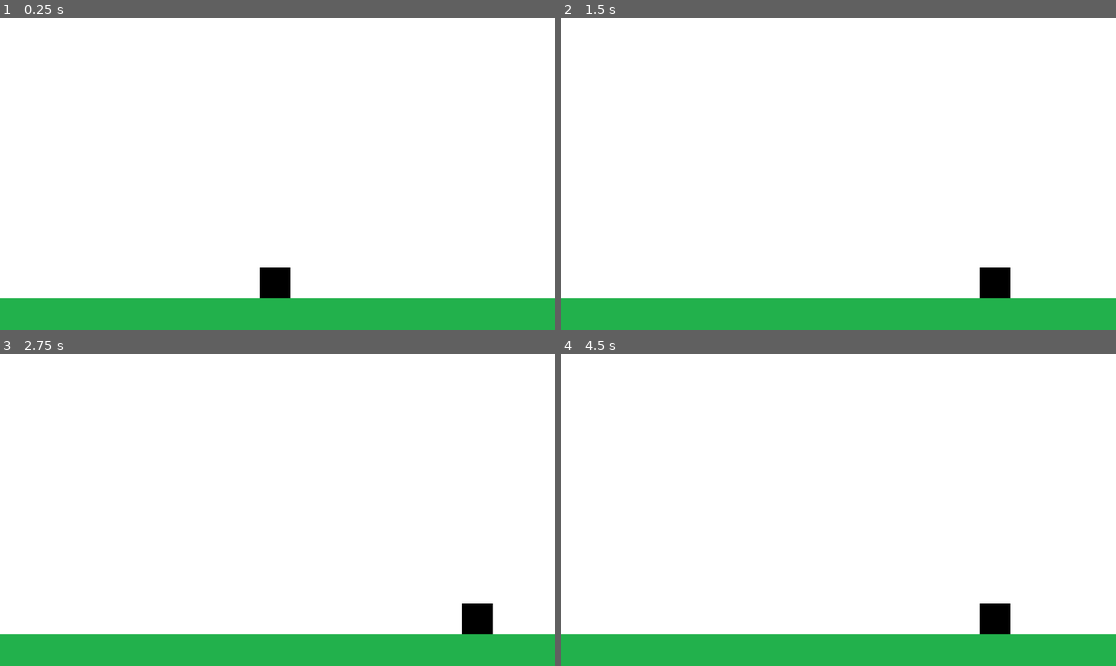
Above: before the commit, frames 1-4 (two rows, left to right).
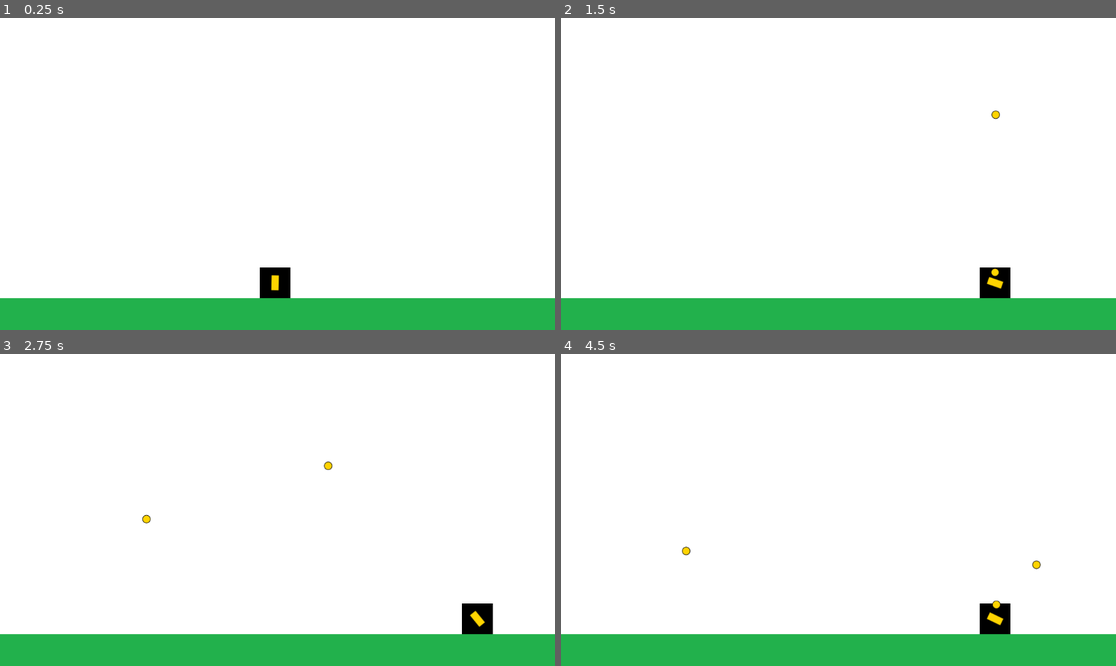
Above: after the commit, the same moments.

Repository: AxelLopezGarabal/IDV_2024_S2
Game: Godot game, scene res://main.tscn
The game is run twice, just before and just after one commit, with the same random seed, the same clock (stepped at 60 frames per second) and the same inputs.
Inputs (mouse positions are in pixels of both pictures, inside the frame that each line leads up to):
- Up to frame 1 (0.25 s): no input
- Up to frame 2 (1.5 s): tap Enter at 0.5 s; move the mouse to (960, 158) at 0.52 s; hold Right (Right) 0.53-1.28 s; click (960, 158) at 0.6 s; move the mouse to (727, 189) at 1.27 s; hold Left (Left) from 1.28 s (still down); click (727, 189) at 1.35 s
- Up to frame 3 (2.75 s): move the mouse to (333, 441) at 2.02 s; release Left (Left) at 2.03 s; hold Right (Right) from 2.03 s (still down); click (333, 441) at 2.1 s
- Up to frame 4 (4.5 s): move the mouse to (810, 572) at 2.77 s; click (810, 572) at 2.85 s; move the mouse to (1005, 556) at 3.52 s; release Right (Right) at 3.53 s; hold Left (Left) from 3.53 s (still down); click (1005, 556) at 3.6 s; move the mouse to (672, 463) at 4.27 s; click (672, 463) at 4.35 s

The runs differ from the first frame. In frame 1, less than 0.1% of the frame differs, in the area x 48-51%, y 82-88%; in frame 2, 0.1%; in frame 3, 0.1%; in frame 4, 0.2%, in the area x 21-87%, y 61-88%.

Commit message:
missing: signals

Diff:
--- /dev/null
+++ b/entrega_1&2_lopezgaxel/abs_projectile.gd
@@ -0,0 +1,12 @@
+extends Sprite2D
+
+class_name Projectile
+var direction:Vector2
+@export var speed = 500
+
+func set_starting_values(star_position:Vector2, dir:Vector2):
+	global_position = star_position
+	self.direction = dir
+
+func _physics_process(delta):
+	position += direction * speed * delta
--- /dev/null
+++ b/entrega_1&2_lopezgaxel/abs_projectile.tscn
@@ -0,0 +1,8 @@
+[gd_scene load_steps=2 format=3 uid="uid://oa0jhma5bfur"]
+
+[ext_resource type="Script" path="res://abs_projectile.gd" id="1_gxdar"]
+
+[node name="Projectile" type="Sprite2D"]
+script = ExtResource("1_gxdar")
+
+[node name="Timer" type="Timer" parent="."]
--- /dev/null
+++ b/entrega_1&2_lopezgaxel/cannon.gd
@@ -0,0 +1,13 @@
+extends Sprite2D
+@export var projectile:PackedScene
+var firePosition:Marker2D
+var bullet_container:Node
+
+# Called when the node enters the scene tree for the first time.
+func _ready() -> void:
+	firePosition = $FirePosition
+
+func fire():
+	var new_bullet:Projectile = projectile.instantiate()
+	new_bullet.set_starting_values(firePosition.global_position, (firePosition.global_position - global_position).normalized())
+	bullet_container.add_child(new_bullet)
--- /dev/null
+++ b/entrega_1&2_lopezgaxel/main.gd
@@ -0,0 +1,5 @@
+extends Node
+
+# Called when the node enters the scene tree for the first time.
+func _ready() -> void:
+	$Player.set_bullet_container(self)
--- a/entrega_1&2_lopezgaxel/main.tscn
+++ b/entrega_1&2_lopezgaxel/main.tscn
@@ -1,10 +1,18 @@
-[gd_scene load_steps=4 format=3 uid="uid://bredsbdmat4jr"]
+[gd_scene load_steps=5 format=3 uid="uid://bredsbdmat4jr"]
 
 [ext_resource type="PackedScene" uid="uid://lbjv0daetqgc" path="res://player.tscn" id="1_ctkeo"]
 [ext_resource type="Texture2D" uid="uid://bu5k2wh1vtdb" path="res://art/background.png" id="1_smped"]
 [ext_resource type="Texture2D" uid="uid://d1xglsq6e2hu6" path="res://art/floor.png" id="2_fvn12"]
 
+[sub_resource type="GDScript" id="GDScript_a5nbh"]
+script/source = "extends Node
+
+func _ready():
+	$Player.set_bullet_container(self)
+"
+
 [node name="Main" type="Node"]
+script = SubResource("GDScript_a5nbh")
 
 [node name="BackColor" type="TextureRect" parent="."]
 anchors_preset = 15
--- a/entrega_1&2_lopezgaxel/player.gd
+++ b/entrega_1&2_lopezgaxel/player.gd
@@ -1,6 +1,19 @@
 extends Sprite2D
 @export var speed:int = 600 # How fast the player will move (pixels/sec).
+var cannon:Sprite2D
 var screen_size # Size of the game window.
+var bullet_container:Node
+
+func _ready():
+	cannon = $Cannon
 
 func _process(delta):
 	position.x += (int(Input.is_action_pressed("Right")) - int(Input.is_action_pressed("Left"))) * speed * delta
+	var mouse_pos:Vector2 = get_global_mouse_position()
+	cannon.look_at(mouse_pos)
+	if Input.is_action_just_pressed("Fire"):
+		cannon.fire()
+
+func set_bullet_container(container:Node):
+	cannon.bullet_container = container
+	bullet_container = container
--- a/entrega_1&2_lopezgaxel/player.tscn
+++ b/entrega_1&2_lopezgaxel/player.tscn
@@ -1,9 +1,20 @@
-[gd_scene load_steps=3 format=3 uid="uid://lbjv0daetqgc"]
+[gd_scene load_steps=6 format=3 uid="uid://lbjv0daetqgc"]
 
 [ext_resource type="Texture2D" uid="uid://b6l16jimi6pw" path="res://art/player.png" id="1_bdyd4"]
 [ext_resource type="Script" path="res://player.gd" id="1_rehai"]
+[ext_resource type="Texture2D" uid="uid://chfeev6obdayv" path="res://art/cannon.png" id="3_2hgie"]
+[ext_resource type="Script" path="res://cannon.gd" id="4_rxofu"]
+[ext_resource type="PackedScene" uid="uid://c43860d8evx0s" path="res://projectile.tscn" id="5_scmfx"]
 
 [node name="Player" type="Sprite2D"]
 texture = ExtResource("1_bdyd4")
 script = ExtResource("1_rehai")
 metadata/_edit_group_ = true
+
+[node name="Cannon" type="Sprite2D" parent="."]
+texture = ExtResource("3_2hgie")
+script = ExtResource("4_rxofu")
+projectile = ExtResource("5_scmfx")
+
+[node name="FirePosition" type="Marker2D" parent="Cannon"]
+position = Vector2(15, 0)
--- a/entrega_1&2_lopezgaxel/project.godot
+++ b/entrega_1&2_lopezgaxel/project.godot
@@ -27,3 +27,8 @@
 "events": [Object(InputEventKey,"resource_local_to_scene":false,"resource_name":"","device":0,"window_id":0,"alt_presse …(194 unchanged characters)…
 ]
 }
+Fire={
+"deadzone": 0.5,
+"events": [Object(InputEventMouseButton,"resource_local_to_scene":false,"resource_name":"","device":-1,"window_id":0,"alt_pressed":false,"shift_pressed":false,"ctrl_pressed":false,"meta_pressed":false,"button_mask":0,"position":Vector2(0, 0),"global_position":Vector2(0, 0),"factor":1.0,"button_index":1,"canceled":false,"pressed":false,"double_click":false,"script":null)
+]
+}
--- /dev/null
+++ b/entrega_1&2_lopezgaxel/projectile.tscn
@@ -0,0 +1,7 @@
+[gd_scene load_steps=3 format=3 uid="uid://c43860d8evx0s"]
+
+[ext_resource type="PackedScene" uid="uid://oa0jhma5bfur" path="res://abs_projectile.tscn" id="1_q4gm6"]
+[ext_resource type="Texture2D" uid="uid://ubdnhk7h7jb8" path="res://art/proyectile_player.png" id="2_w4ldp"]
+
+[node name="Projectile" instance=ExtResource("1_q4gm6")]
+texture = ExtResource("2_w4ldp")
